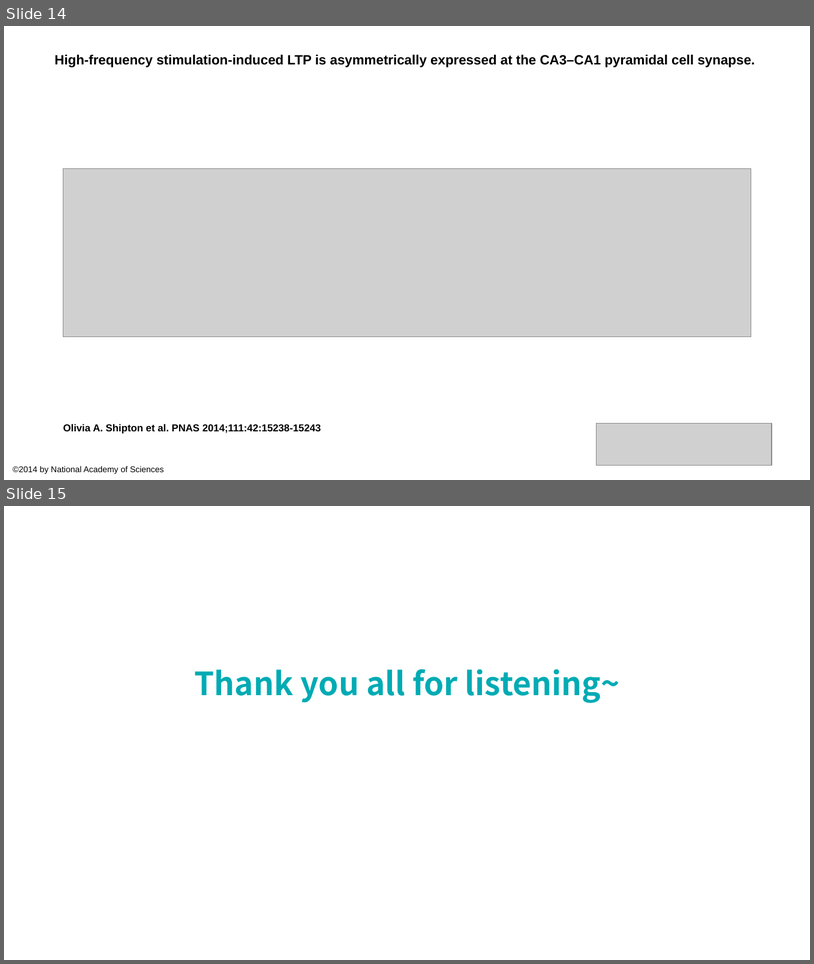
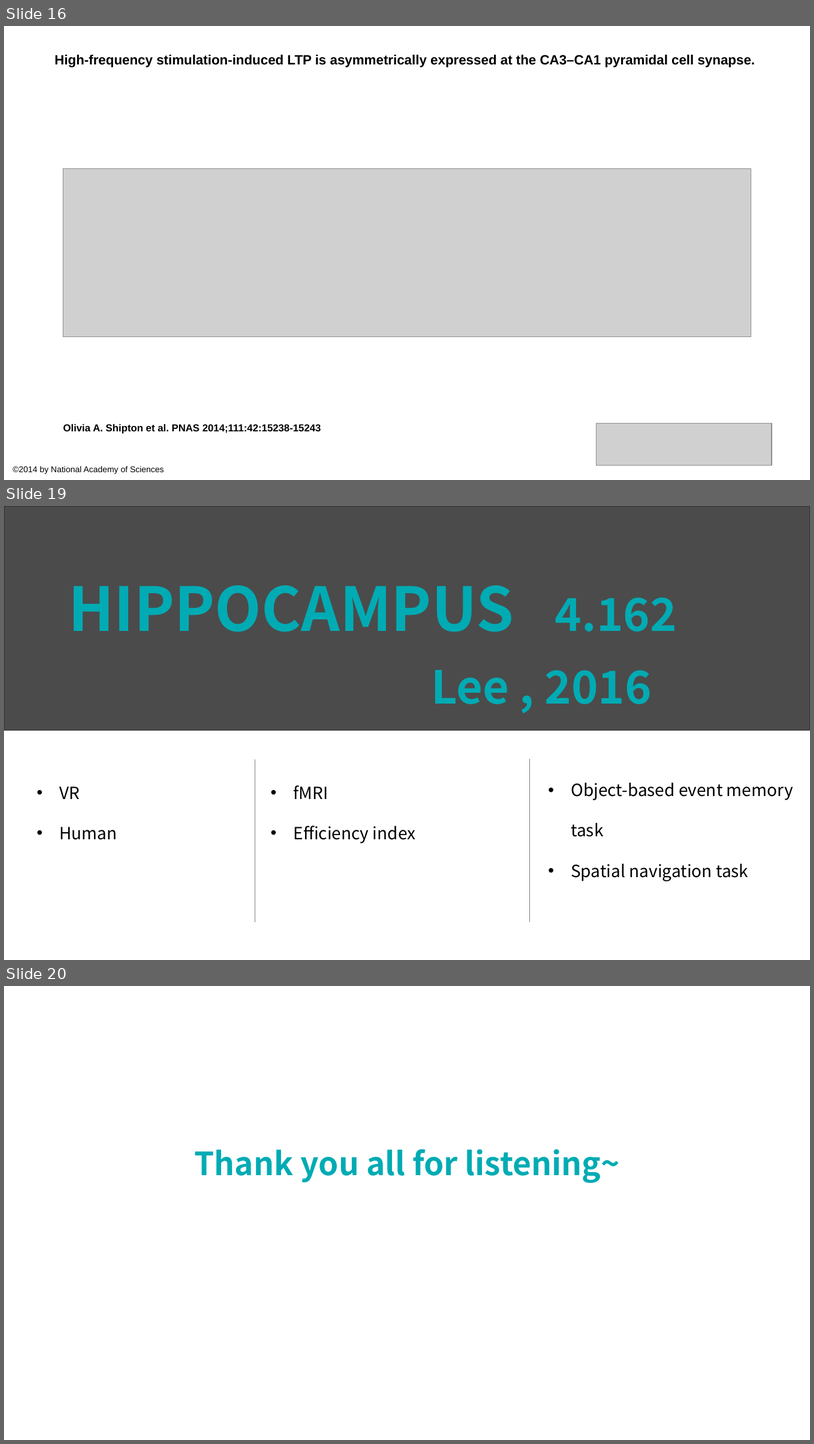
Before and after one commit to lsyoath/sheepy, a slide deck: Event/Lateralization.pptx. Shown one above the other, each under a label of ours: slides 14 and 15 before the commit, slides 16, 19 and 20 after it; the slides between them are not shown. The pictures are 814x964 and 814x1444 pixels, drawn with LibreOffice and Linux fonts; fonts in the diff are those of the drawing; grey boxes stand for pictures. Boxes give left, top, right and bottom in pixels: in the first picture for what was removed or moved away, otherwise in the second. Text is boxed around its words. In the diff, an @@ line names an element or a change of style, - is before the commit and + after.

```diff
--- a/Event/Lateralization.pptx
+++ b/Event/Lateralization.pptx
@@ slide 19 added at <box>4,506,810,960</box>, background #FFFFFF @@
@@ picture added at <box>4,506,810,730</box> @@
@@ rectangle added at <box>4,506,810,730</box>, fill #000000 at 64% opacity @@
@@ text added at <box>69,585,677,704</box>, 54 pt, text #00ABB4, bold @@
+HIPPOCAMPUS 4.162
+Lee , 2016
@@ line added from (255, 759) to (255, 922), #808080 0.5 pt @@
@@ line added from (530, 759) to (530, 922), #808080 0.5 pt @@
@@ text added at <box>59,786,117,840</box>, 20 pt, text #000000 @@
+• VR
+• Human
@@ text added at <box>294,785,416,843</box>, 20 pt, text #000000 @@
+• fMRI
+• Efficiency index
@@ text added at <box>571,782,794,881</box>, 20 pt, text #000000 @@
+• Object-based event memory task
+• Spatial navigation task
@@ what was slide 14 is now slide 16 @@
@@ what was slide 15 is now slide 20 @@
```
Also in this commit, not shown: 4 other slides added, 1 slide removed, 8 other files.
